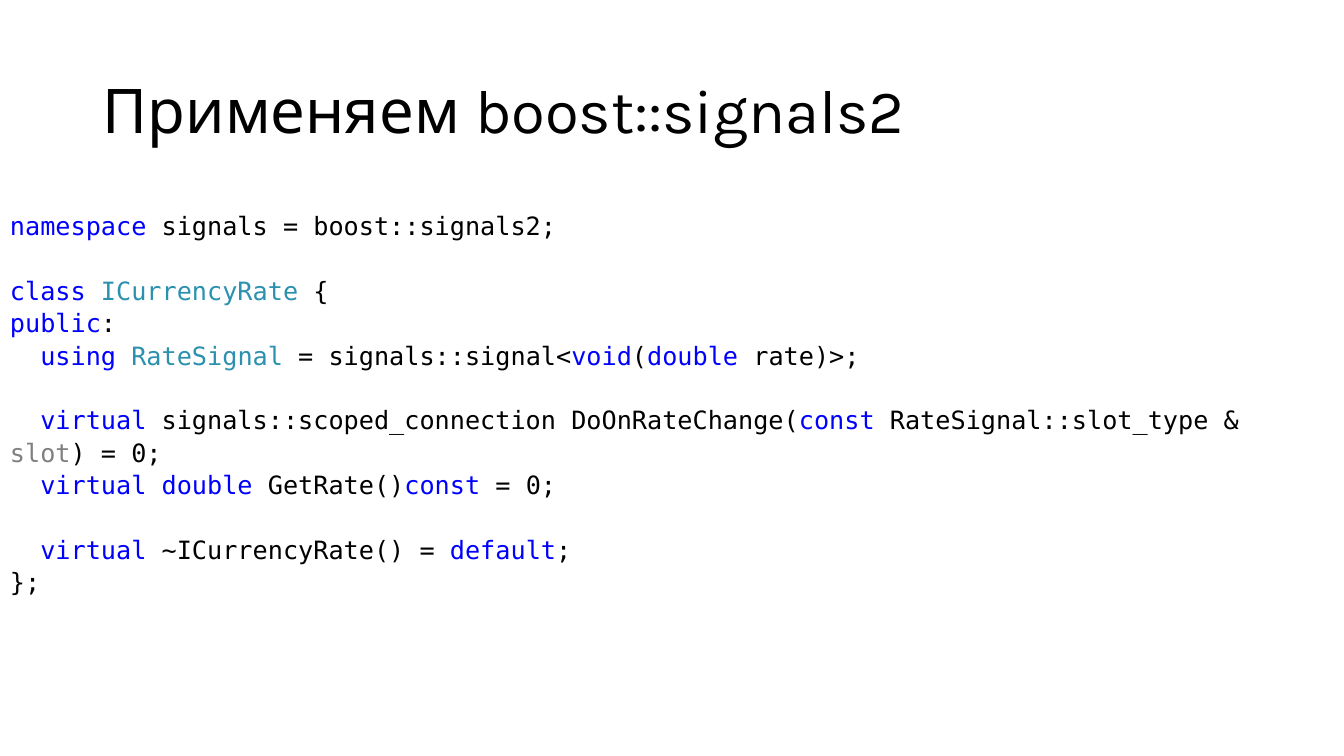
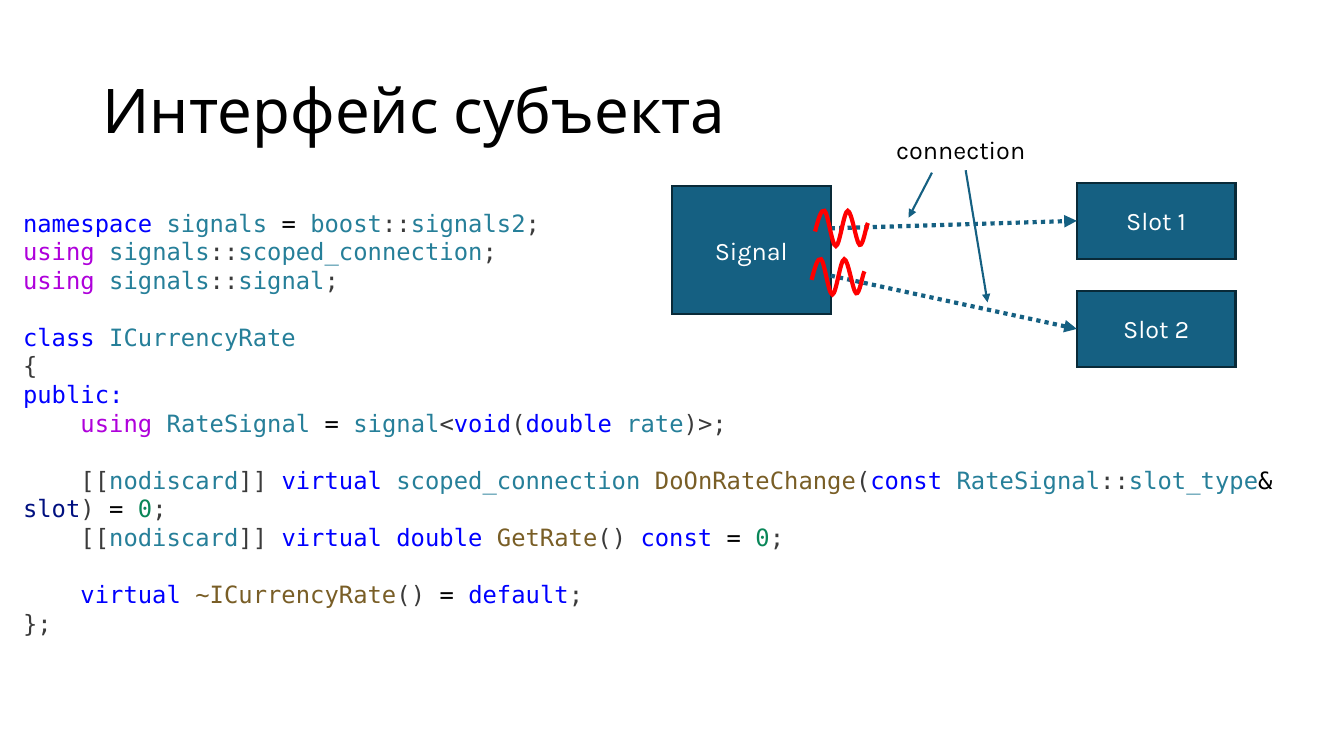
Before and after one commit to alexey-malov/ood, a slide deck: slide 47 of lectures/02.observer/observer.pptx (slide 45 before the commit). Drawn at 1344x756 pixels with LibreOffice and Linux fonts; fonts in the diff are those of the drawing. Boxes give left, top, right and bottom in pixels: in the first picture for what was removed or moved away, otherwise in the second. Text is boxed around its words. In the diff, an @@ line names an element or a change of style, - is before the commit and + after.

```diff
--- a/lectures/02.observer/observer.pptx
+++ b/lectures/02.observer/observer.pptx
@@ title at (102, 86, 726, 148): text changed @@
-Применяем boost::signals2
+Интерфейс субъекта
@@ text added at (896, 141, 1025, 160), 18 pt, text #000000 @@
+connection
@@ arrow added from (933, 172) to (908, 218), #156082 1.5 pt @@
@@ arrow added from (966, 170) to (988, 302), #156082 1.5 pt @@
@@ text "namespace signals = boost::signals2;": place and size @@
-text "namespace signals = boost::signals2;" at (10, 215, 1209, 565)
+text "namespace signals = boost::signals2;" at (23, 213, 1273, 608)
@@ rectangle added at (673, 187, 831, 315), fill #156082, outline #092A39 1.5 pt, 18 pt, text #FFFFFF @@
+Signal
@@ rectangle added at (1077, 182, 1235, 259), fill #156082, outline #092A39 1.5 pt, 18 pt, text #FFFFFF @@
+Slot 1
@@ text at (23, 213, 583, 608): size 18 to 17 pt in "namespace signals = boost::signals2;", "public:", "virtual ~ICurrencyRate() = default;", "};"; text colour #000000 to #267F99 in "signals boost::signals2;"; text colour #000000 to #3B3B3B in "boost::signals2;", "~ICurrencyRate() default;", "};"; text colour #000000 to #0000FF in "public:"; text colour #000000 to #795E26 in "~ICurrencyRate()"; line spacing 1.07 to 1 @@
@@ freeform shape added at (816, 211, 868, 246), outline #FF0000 3 pt @@
@@ arrow added from (831, 229) to (1077, 221), #156082 3 pt dashed @@
@@ text at (23, 241, 497, 351): text changed; size 18 to 17 pt; text colour #2B91AF to #267F99 @@
-class ICurrencyRate {
+using signals::scoped_connection;
+using signals::signal;
+class ICurrencyRate
+{
@@ freeform shape added at (812, 259, 864, 294), outline #FF0000 3 pt @@
@@ arrow added from (831, 275) to (1077, 329), #156082 3 pt dashed @@
@@ rectangle added at (1077, 291, 1235, 368), fill #156082, outline #092A39 1.5 pt, 18 pt, text #FFFFFF @@
+Slot 2
@@ text at (23, 413, 1273, 550): text changed; size 18 to 17 pt; text colour #000000 to #267F99 @@
-using RateSignal = signals::signal<void(double rate)>;
-virtual signals::scoped_connection DoOnRateChange(const RateSignal::slot_type & slot) = 0;
-virtual double GetRate()const = 0;
+using RateSignal = signal<void(double rate)>;
+[[nodiscard]] virtual scoped_connection DoOnRateChange(const RateSignal::slot_type& slot) = 0;
+[[nodiscard]] virtual double GetRate() const = 0;
```
Also in this commit, not shown: 10 other slides changed, 2 slides added, 12 other files.
